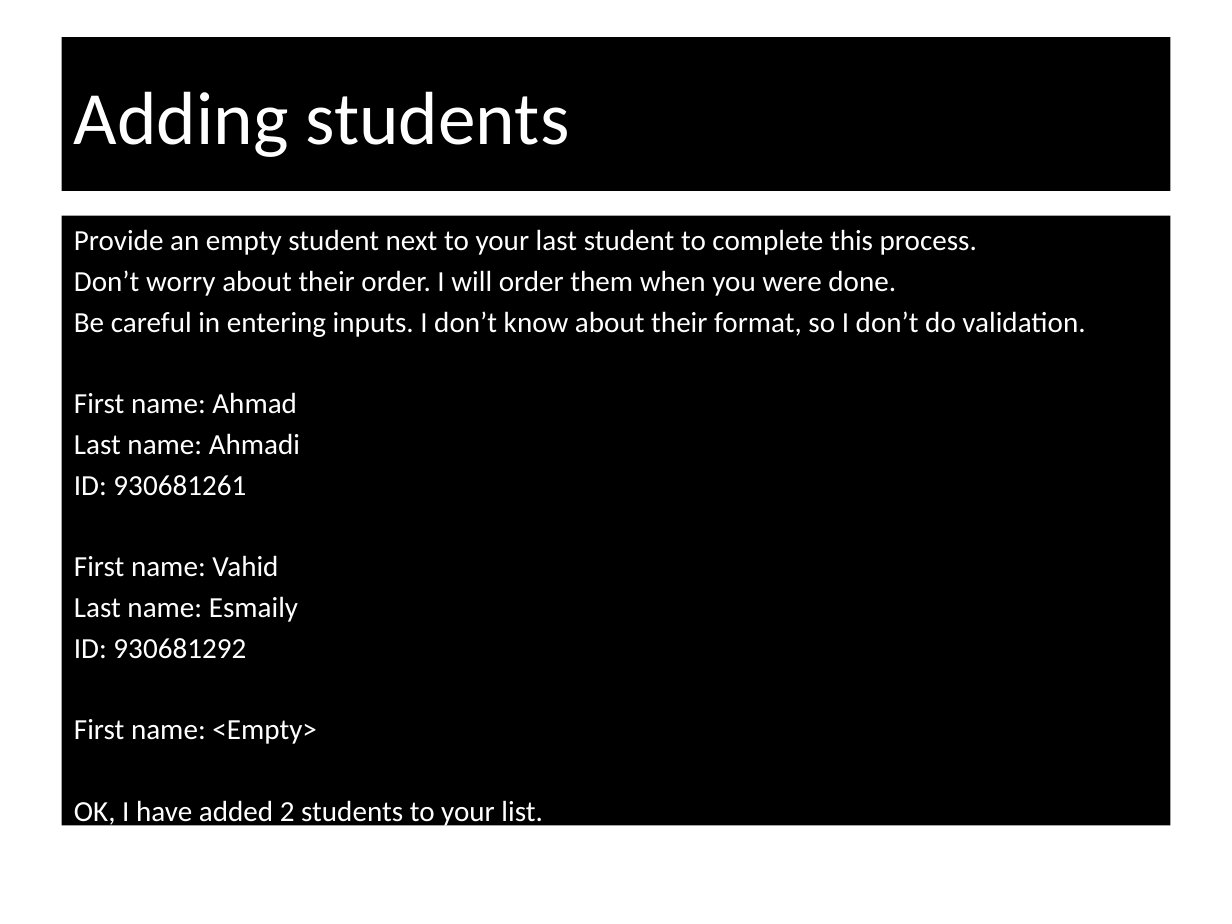
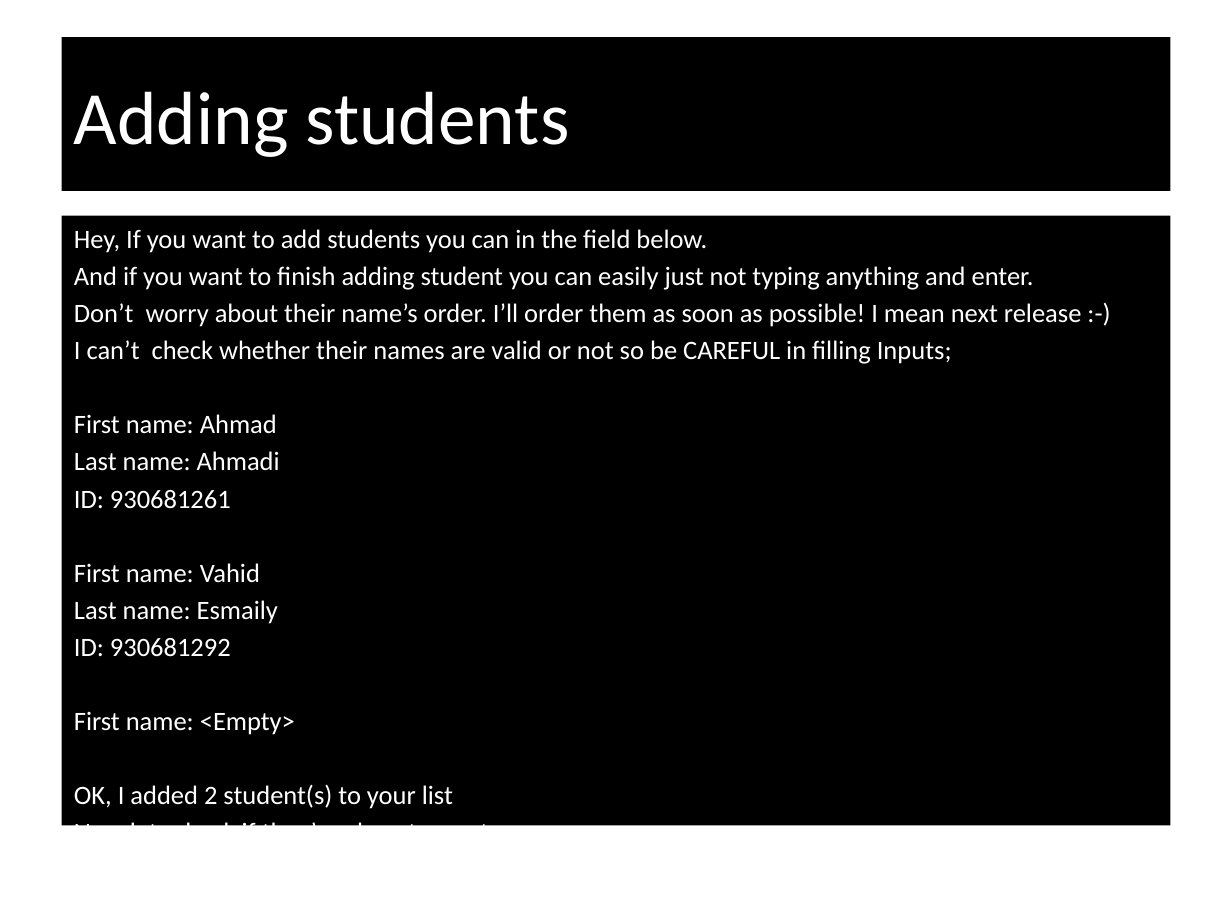
Before and after one commit to ahmadidev/AttendanceList, a slide deck: slide 3 of AttendanceList.Modeling/UI/Main.pptx. Drawn at 1232x924 pixels with LibreOffice and Linux fonts; fonts in the diff are those of the drawing. Boxes give left, top, right and bottom in pixels: in the first picture for what was removed or moved away, otherwise in the second. Text is boxed around its words. In the diff, an @@ line names an element or a change of style, - is before the commit and + after.

```diff
--- a/AttendanceList.Modeling/UI/Main.pptx
+++ b/AttendanceList.Modeling/UI/Main.pptx
@@ text at (x1=74, y1=229, x2=1082, y2=364): text changed; size 17 to 15.5 pt @@
-Provide an empty student next to your last student to complete this process.
-Don’t worry about their order. I will order them when you were done.
-Be careful in entering inputs. I don’t know about their format, so I don’t do validation.
+Hey, If you want to add students you can in the field below.
+And if you want to finish adding student you can easily just not typing anything and enter.
+Don’t worry about their name’s order. I’ll order them as soon as possible! I mean next release :-)
+I can’t check whether their names are valid or not so be CAREFUL in filling Inputs;
@@ text at (x1=74, y1=414, x2=295, y2=735): size 17 to 15.5 pt in "First name: Ahmad", "Last name: Ahmadi", "ID: 930681261", "First name: Vahid" and 4 more places @@
@@ text at (x1=74, y1=784, x2=495, y2=826): text changed; size 17 to 15.5 pt @@
-OK, I have added 2 students to your list.
-Now lets check their attendance.
+OK, I added 2 student(s) to your list
+Now lets check if they’re absent or not.
```
Also in this commit, not shown: 2 other slides changed, 3 other files.
